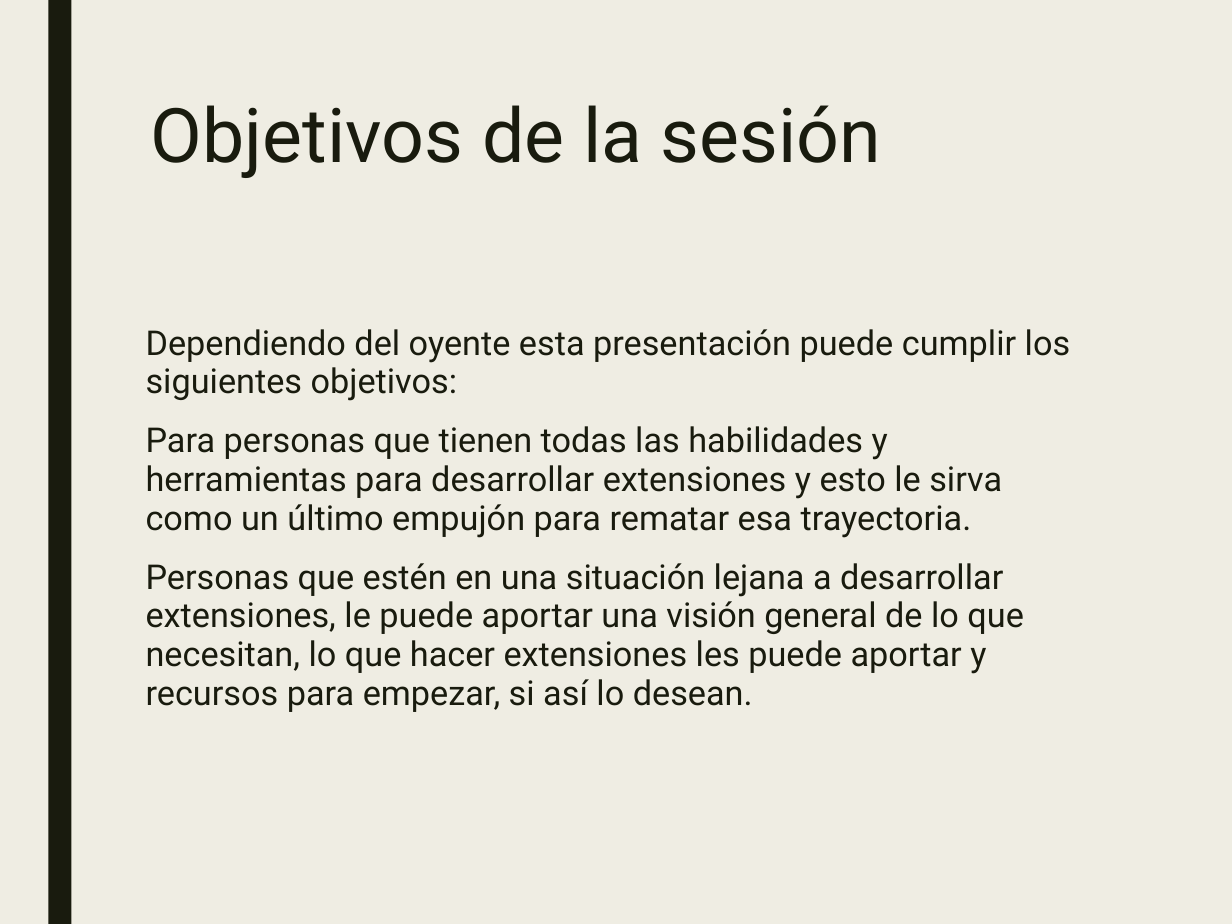
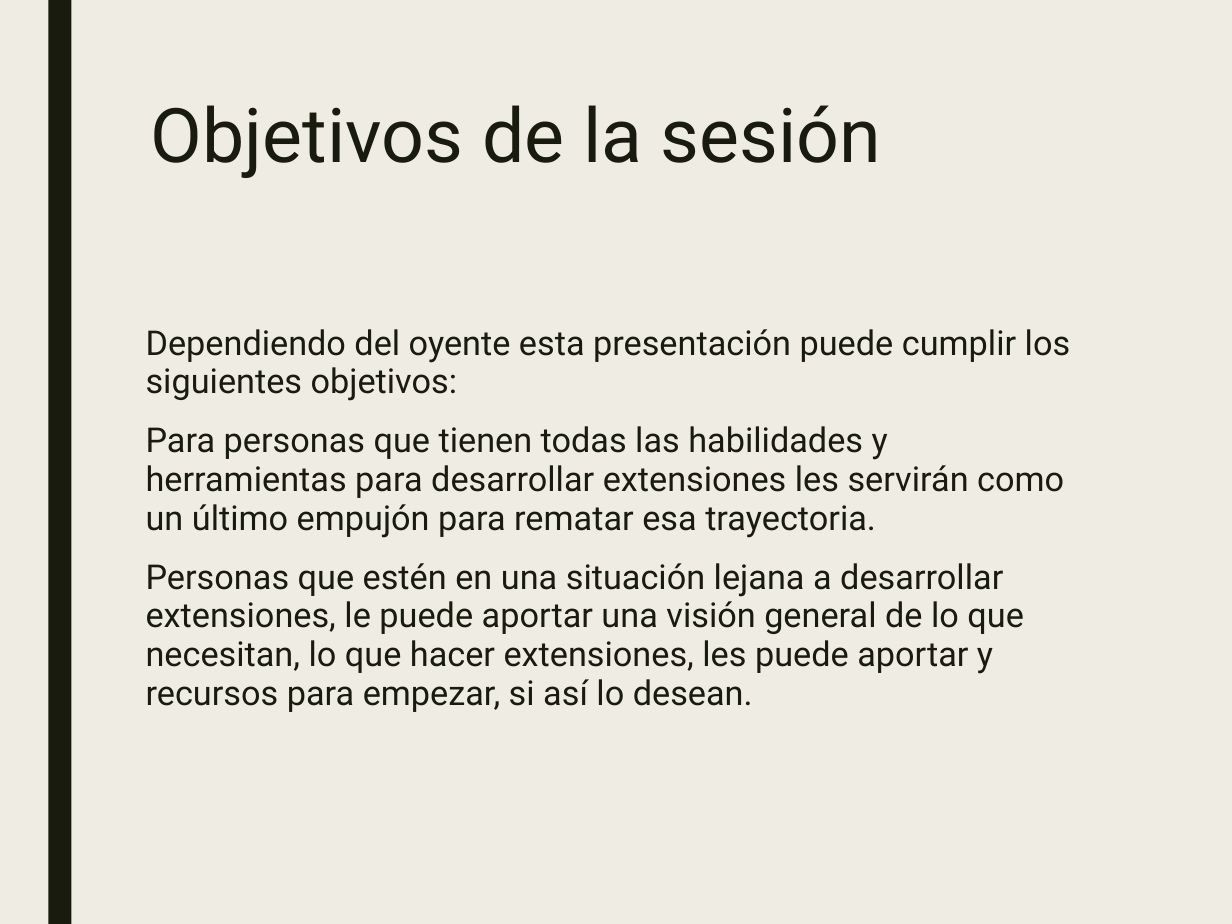
Before and after one commit to JalmarazMartn/dotnetrioja1, a slide deck: slide 3 of VSCODE Extensiones.ppt. Drawn at 1232x924 pixels with LibreOffice and Linux fonts; fonts in the diff are those of the drawing. Boxes give left, top, right and bottom in pixels: in the first picture for what was removed or moved away, otherwise in the second. Text is boxed around its words. In the diff, an @@ line names an element or a change of style, - is before the commit and + after.

Commit message:
Presentación

```diff
--- a/VSCODE Extensiones.ppt
+++ b/VSCODE Extensiones.ppt
@@ text at <box>146,426,1064,712</box>: text changed @@
-Para personas que tienen todas las habilidades y herramientas para desarrollar extensiones y esto le sirva como un último empujón para rematar esa trayectoria.
-Personas que estén en una situación lejana a desarrollar extensiones, le puede aportar una visión general de lo que necesitan, lo que hacer extensiones les puede aportar y recursos para empezar, si así lo desean.
+Para personas que tienen todas las habilidades y herramientas para desarrollar extensiones les servirán como un último empujón para rematar esa trayectoria.
+Personas que estén en una situación lejana a desarrollar extensiones, le puede aportar una visión general de lo que necesitan, lo que hacer extensiones, les puede aportar y recursos para empezar, si así lo desean.
```
Also in this commit, not shown: 4 other slides changed, 3 slides added, 2 slides removed.
